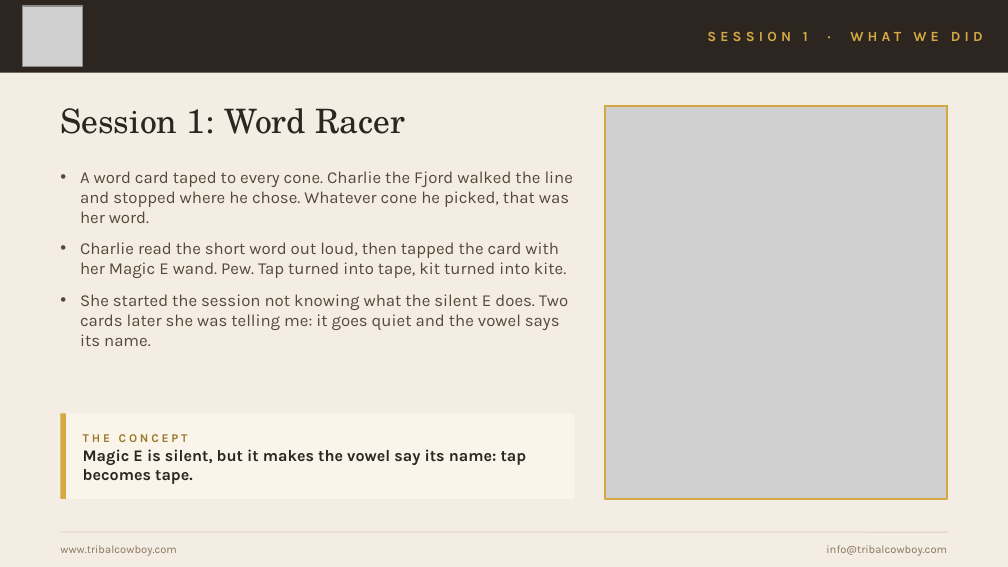
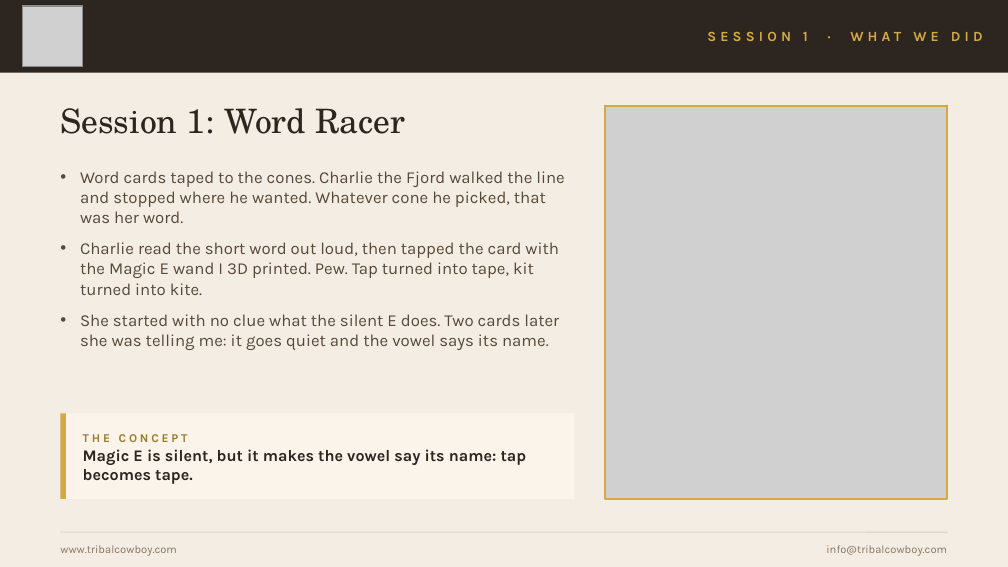
Before and after one commit to mrshuffhines-byte/tribal-cowboy-webhook, a slide deck: slide 3 of content/presentations/HPR-Class4-Practice-Sessions.pptx. Drawn at 1008x567 pixels with LibreOffice and Linux fonts; fonts in the diff are those of the drawing; grey boxes stand for pictures. Boxes give left, top, right and bottom in pixels: in the first picture for what was removed or moved away, otherwise in the second. Text is boxed around its words. In the diff, an @@ line names an element or a change of style, - is before the commit and + after.

```diff
--- a/content/presentations/HPR-Class4-Practice-Sessions.pptx
+++ b/content/presentations/HPR-Class4-Practice-Sessions.pptx
@@ text at [80,171,564,350]: text changed @@
-• A word card taped to every cone. Charlie the Fjord walked the line and stopped where he chose. Whatever cone he picked, that was her word.
-• Charlie read the short word out loud, then tapped the card with her Magic E wand. Pew. Tap turned into tape, kit turned into kite.
-• She started the session not knowing what the silent E does. Two cards later she was telling me: it goes quiet and the vowel says its name.
+• Word cards taped to the cones. Charlie the Fjord walked the line and stopped where he wanted. Whatever cone he picked, that was her word.
+• Charlie read the short word out loud, then tapped the card with the Magic E wand I 3D printed. Pew. Tap turned into tape, kit turned into kite.
+• She started with no clue what the silent E does. Two cards later she was telling me: it goes quiet and the vowel says its name.
```
Also in this commit, not shown: 5 other slides changed, 2 other files.
